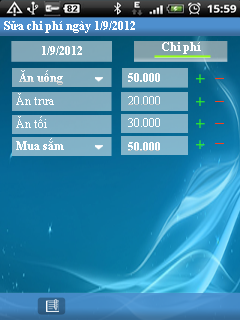
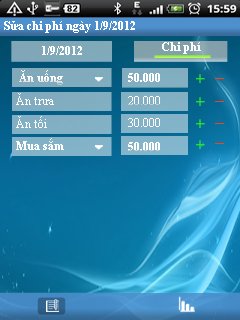
Revision of a layered 240x320 image; what changed, layer by layer:
added layer "Layer 4" above "Layer 3" over [178, 296, 195, 313]
